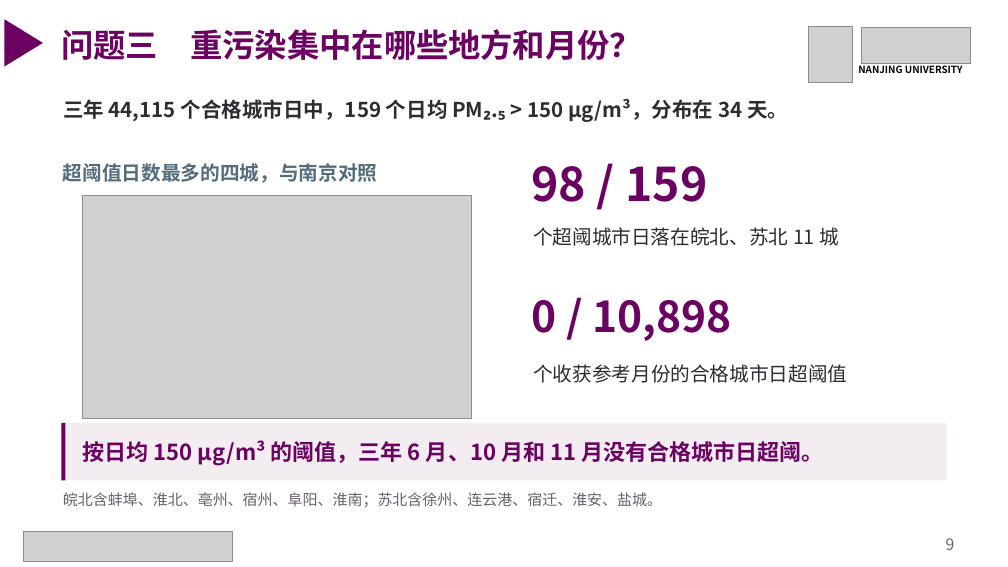
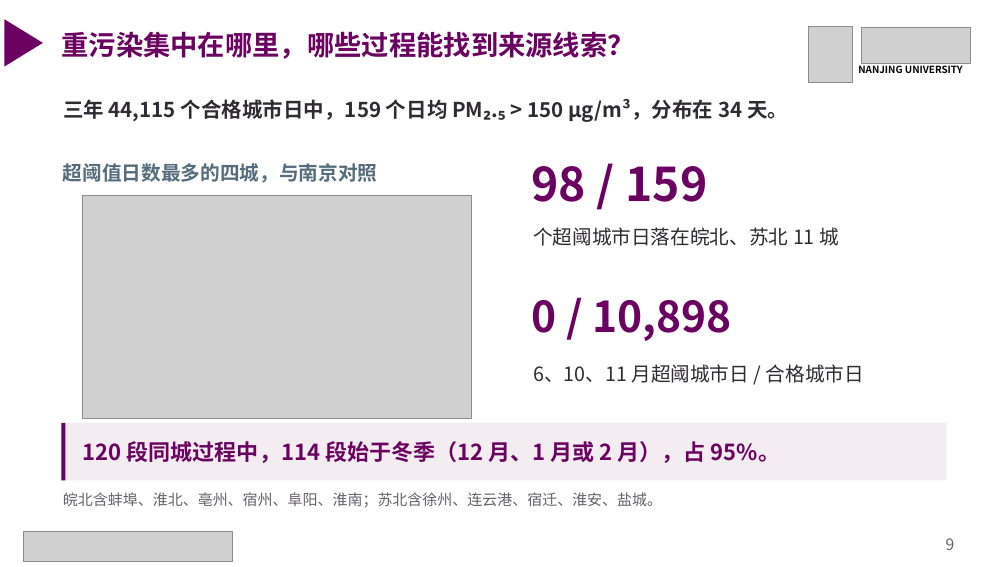
Before and after one commit to gxm-nju/china-air-pollution, a slide deck: slide 9 of docs/课堂展示.pptx. Drawn at 1008x567 pixels with LibreOffice and Linux fonts; fonts in the diff are those of the drawing; grey boxes stand for pictures. Boxes give left, top, right and bottom in pixels: in the first picture for what was removed or moved away, otherwise in the second. Text is boxed around its words. In the diff, an @@ line names an element or a change of style, - is before the commit and + after.

Commit message:
按修订版报告统一课堂展示研究问题、核验说明与发布材料

```diff
--- a/docs/课堂展示.pptx
+++ b/docs/课堂展示.pptx
@@ text at (61, 31, 634, 59): text changed; size 30.8 to 26 pt @@
-问题三 重污染集中在哪些地方和月份？
+重污染集中在哪里，哪些过程能找到来源线索？
@@ text at (533, 364, 864, 383): text changed @@
-个收获参考月份的合格城市日超阈值
+6、10、11 月超阈城市日 / 合格城市日
@@ text at (83, 441, 780, 463): text changed @@
-按日均 150 µg/m³ 的阈值，三年 6 月、10 月和 11 月没有合格城市日超阈。
+120 段同城过程中，114 段始于冬季（12 月、1 月或 2 月），占 95%。
```
Also in this commit, not shown: 11 other slides changed, 9 other files.
